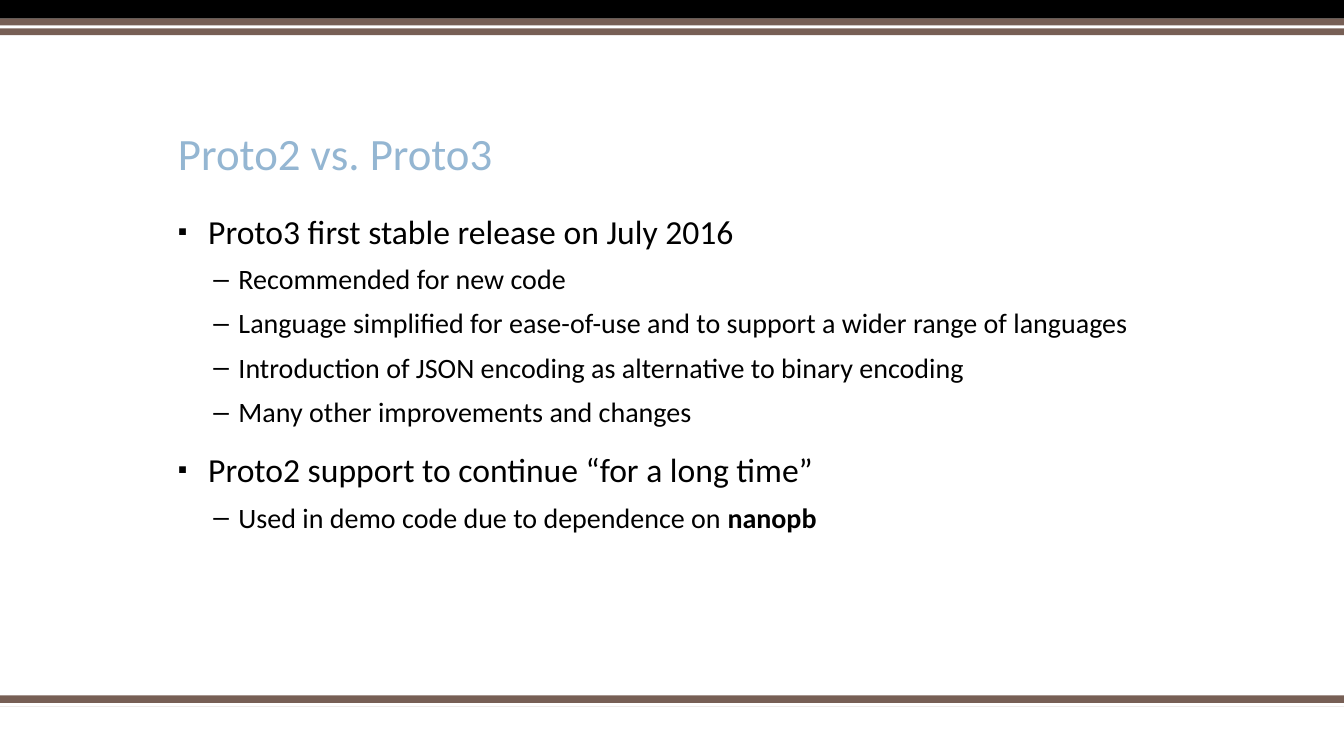
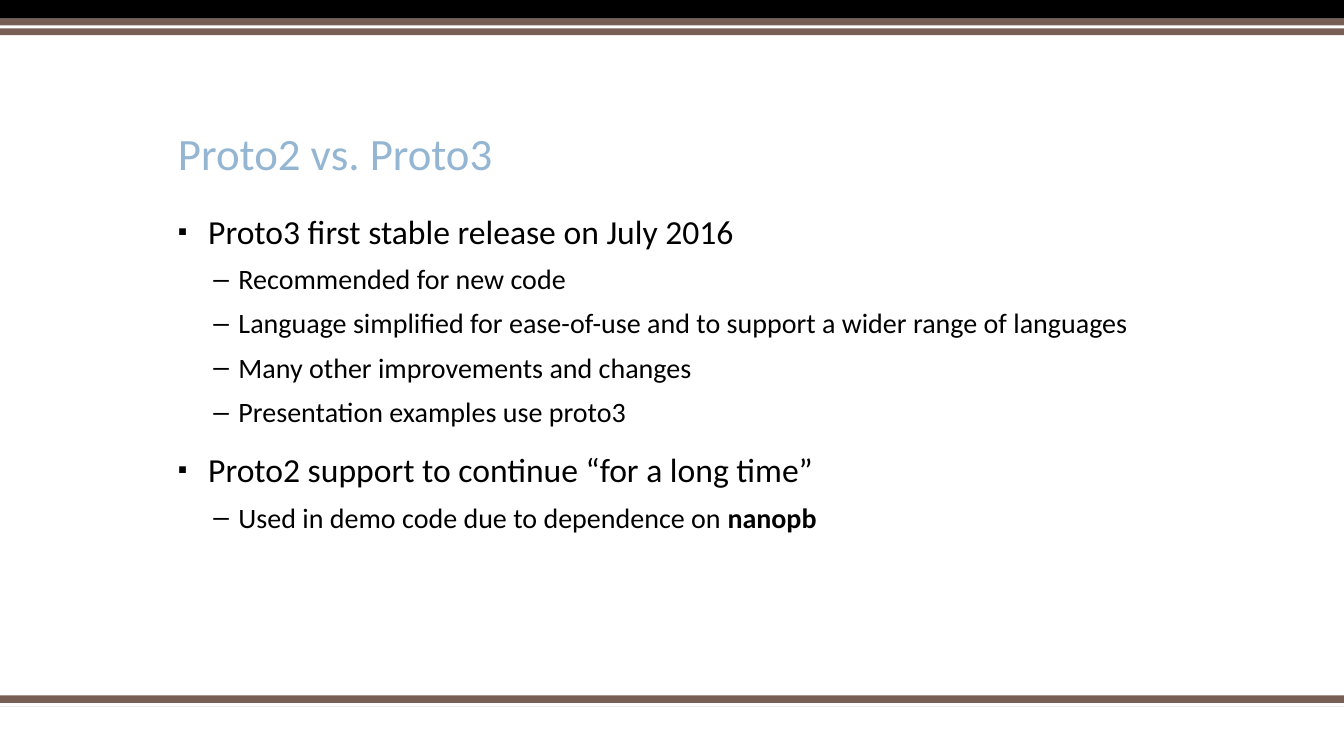
Before and after one commit to kerchen/PyOhioProtobuf, a slide deck: slide 4 of PythonProtobufPyOhio2017.pptx (slide 5 before the commit). Drawn at 1344x756 pixels with LibreOffice and Linux fonts; fonts in the diff are those of the drawing; background and template pictures are left out. Boxes give left, top, right and bottom in pixels: in the first picture for what was removed or moved away, otherwise in the second. Text is boxed around its words. In the diff, an @@ line names an element or a change of style, - is before the commit and + after.

```diff
--- a/PythonProtobufPyOhio2017.pptx
+++ b/PythonProtobufPyOhio2017.pptx
@@ text at (x1=238, y1=358, x2=963, y2=383): paragraph removed @@
-  – Introduction of JSON encoding as alternative to binary encoding
@@ text at (x1=238, y1=402, x2=626, y2=427): paragraph added @@
+  – Presentation examples use proto3
```
Also in this commit, not shown: 4 other slides changed, 8 slides added.
